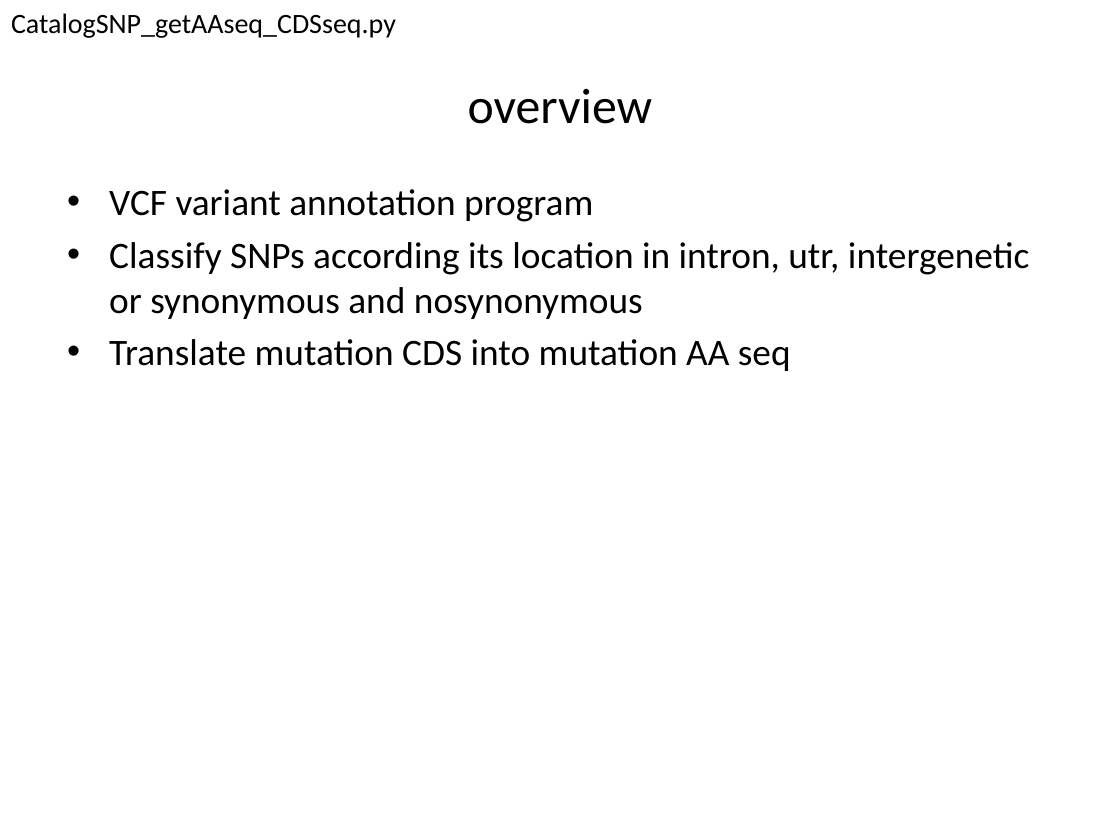
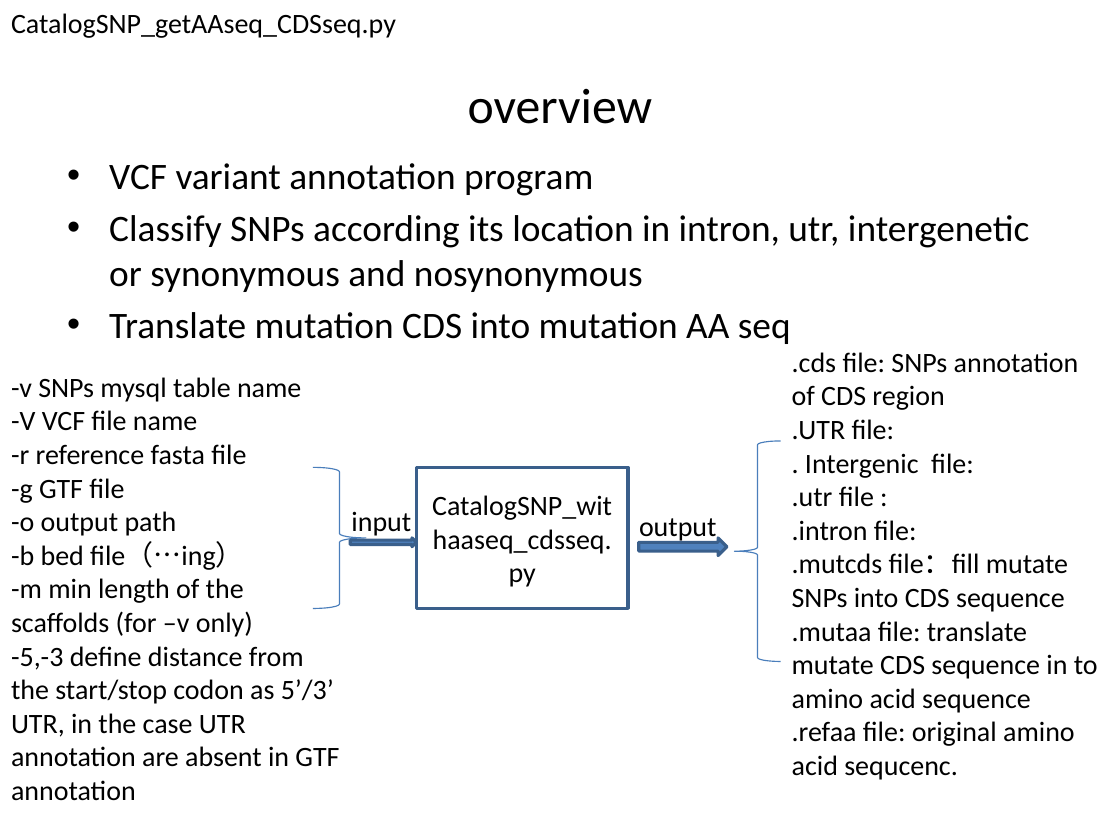
Before and after one commit to vitogump/lifelit, a slide deck: slide 21 of userGuide.pptx (slide 20 before the commit). Drawn at 1120x840 pixels with LibreOffice and Linux fonts; fonts in the diff are those of the drawing. Boxes give left, top, right and bottom in pixels: in the first picture for what was removed or moved away, otherwise in the second. Text is boxed around its words. In the diff, an @@ line names an element or a change of style, - is before the commit and + after.

```diff
--- a/userGuide.pptx
+++ b/userGuide.pptx
@@ text "VCF variant annotation program": place and size @@
-text "VCF variant annotation program" at [109, 189, 1029, 371]
+text "VCF variant annotation program" at [109, 163, 1029, 344]
@@ text added at [792, 352, 1098, 780], 18 pt, text #000000 @@
+.cds file: SNPs annotation of CDS region
+.UTR file:
+. Intergenic file:
+.utr file :
+.intron file:
+.mutcds file：fill mutate SNPs into CDS sequence
+.mutaa file: translate mutate CDS sequence in to amino acid sequence
+.refaa file: original amino acid sequcenc.
@@ text added at [11, 377, 339, 801], 18 pt, text #000000 @@
+-v SNPs mysql table name
+-V VCF file name
+-r reference fasta file
+-g GTF file
+-o output path
+-b bed file（…ing）
+-m min length of the scaffolds (for –v only)
+-5,-3 define distance from the start/stop codon as 5’/3’ UTR, in the case UTR annotation are absent in GTF annotation
@@ left brace added at [735, 441, 781, 662], outline #4B7EBC 0.75 pt @@
@@ right brace added at [314, 467, 366, 608], outline #4B7EBC 0.75 pt @@
@@ rectangle added at [417, 467, 628, 608], outline #3A5F8C 2 pt, 18 pt, text #000000 @@
+CatalogSNP_withaaseq_cdsseq.py
@@ right arrow added at [351, 538, 417, 547], fill #4F81BD, outline #3A5F8C 2 pt @@
@@ text added at [351, 511, 411, 538], 18 pt, text #000000 @@
+input
@@ right arrow added at [638, 538, 727, 556], fill #4F81BD, outline #3A5F8C 2 pt @@
@@ text added at [639, 518, 717, 543], 18 pt, text #000000 @@
+output
```
Also in this commit, not shown: 1 other slide changed, 1 slide added.
